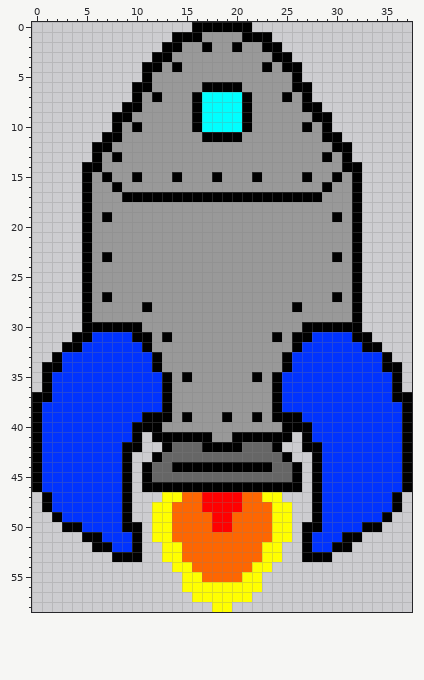
Two states of a pixel-art sprite, client/img/rocket_gray.gif. Above, as it was before the edit.
The file is 38x59 pixels.
After the commit:
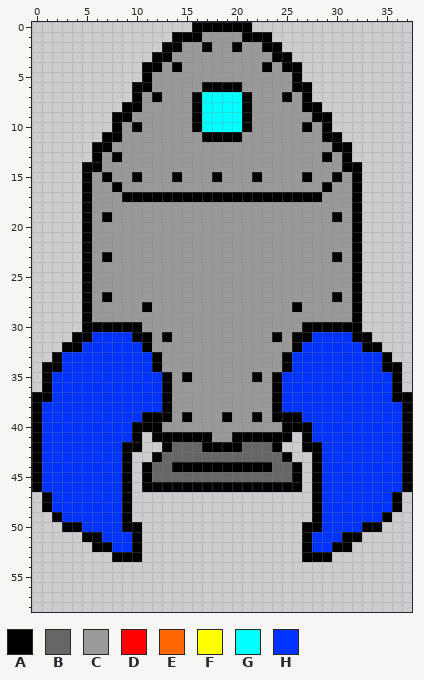
Palette (. is transparent): A #000000  B #666666  C #999999  D #ff0000  E #ff6600  F #ffff00  G #00ffff  H #0033ff
What changed:
Colour D is gone in rows 47 to 48 at x 17 to 20; in rows 49 to 50 at x 18 to 19.
Colour E is gone in row 47 at x 15 to 16 and 21 to 22; in row 48 at x 14 to 16 and 21 to 23; in rows 49 to 50 at x 14 to 17 and 20 to 23; in row 51 at x 14 to 23; in rows 52 to 53 at x 15 to 22; in row 54 at x 16 to 21.
Colour E is gone in row 55 at x 17 to 20.
Colour F is gone in row 47 at x 13 to 14 and 23 to 24; in rows 48 to 51 at x 12 to 13 and 24 to 25; in rows 52 to 53 at x 13 to 14 and 23 to 24; in row 54 at x 14 to 15 and 22 to 23; in row 55 at x 15 to 16 and 21 to 22; in row 56 at x 15 to 22.
Colour F is gone in row 57 at x 16 to 21; in row 58 at x 18 to 19.
Where, in picture pixels (left, top, right, bottom), the same in both pictures:
erased: (152, 492, 292, 612)
